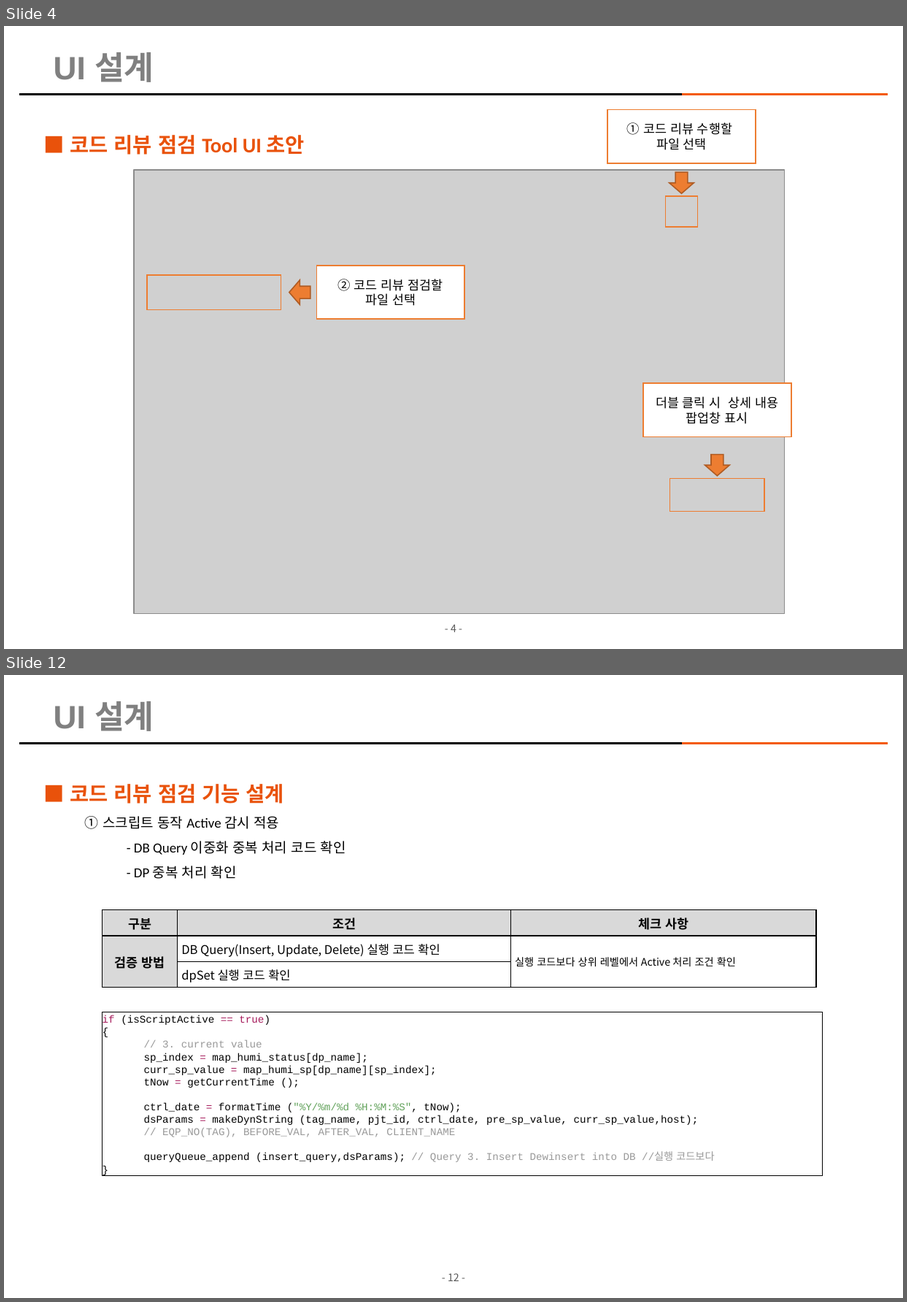
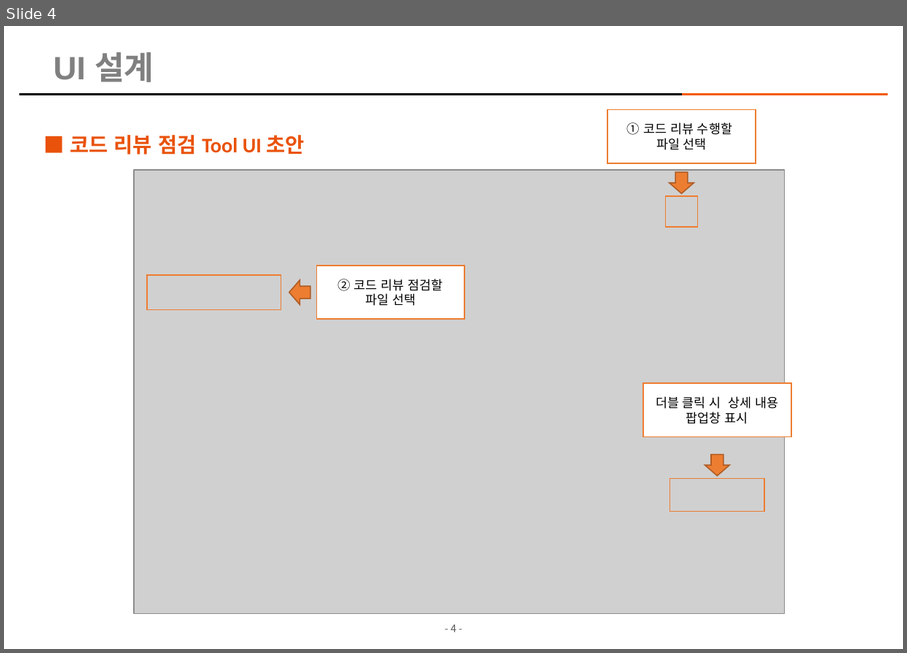
Before and after one commit to kimhopepa/PythonPjt, a slide deck: CodeReviewTool/doc/CodeReview_점검_Tool_개발계획서_rev06.pptx. Shown one above the other, each under a label of ours: slides 4 and 12 before the commit, slide 4 after it; the slides between them are not shown. The pictures are 907x1302 and 907x653 pixels, drawn with LibreOffice and Linux fonts; fonts in the diff are those of the drawing; grey boxes stand for pictures; background and template pictures are left out. Boxes give left, top, right and bottom in pixels: in the first picture for what was removed or moved away, otherwise in the second. Text is boxed around its words. In the diff, an @@ line names an element or a change of style, - is before the commit and + after.

```diff
--- a/CodeReviewTool/doc/CodeReview_점검_Tool_개발계획서_rev06.pptx
+++ b/CodeReviewTool/doc/CodeReview_점검_Tool_개발계획서_rev06.pptx
@@ slide 12 removed at box(4, 675, 903, 1298), background picture (left out); not listed: 3 template elements that a slide beside it also shows @@
@@ title removed at box(54, 701, 154, 731) @@
-UI 설계
@@ text removed at box(70, 784, 346, 879) @@
-■ 코드 리뷰 점검 기능 설계
-    ① 스크립트 동작 Active 감시 적용
-      - DB Query 이중화 중복 처리 코드 확인
-      - DP 중복 처리 확인
@@ table removed at box(103, 910, 818, 985), 3 rows, 3 columns @@
-구분 | 조건 | 체크 사항
-검증 방법 | DB Query(Insert, Update, Delete) 실행 코드 확인 | 실행 코드보다 상위 레벨에서 Active 처리 조건 확인
- | dpSet 실행 코드 확인 | 
@@ rectangle removed at box(103, 1012, 824, 1176) @@
-if (isScriptActive == true)
-{
-  // 3. current value
-  sp_index = map_humi_status[dp_name];
-  curr_sp_value = map_humi_sp[dp_name][sp_index];
-  tNow = getCurrentTime ();
-  ctrl_date = formatTime ("%Y/%m/%d %H:%M:%S", tNow);
-  dsParams = makeDynString (tag_name, pjt_id, ctrl_date, pre_sp_value, curr_sp_value,host);
-  // EQP_NO(TAG), BEFORE_VAL, AFTER_VAL, CLIENT_NAME
-  queryQueue_append (insert_query,dsParams); // Query 3. Insert Dewinsert into DB //실행 코드보다
-}
```
Also in this commit, not shown: 6 slides changed, 5 slides added, 9 other slides removed, 7 other files.
